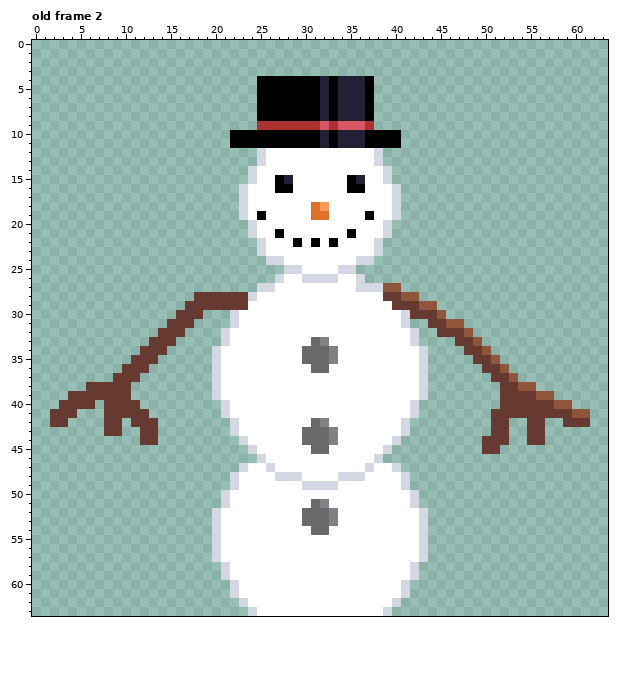
A pixel-art file gets an edit: Assets/Img/Snowman_edit_sprite.aseprite. Above: the version before the commit.
64x64 pixels, 2 frames. Shown: old frame 2. The commit also changed other frames, which this record leaves out.
Once edited:
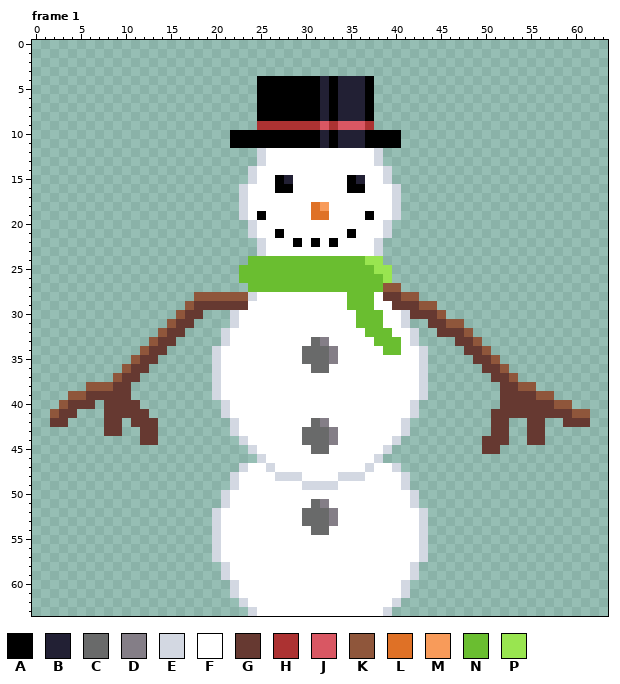
Palette (. is transparent): A #000000  B #222034  C #696a6a  D #847e87  E #d3d8e2  F #ffffff  G #663931  H #ac3232  J #d95763  K #8f563b  L #df7126  M #f89b5a  N #6abe30  P #99e550
A new or re-ordered frame is compared with the old frame closest to it.
The edit:
frames re-ordered
Frame 1 against old frame 2:
Colour K replaces colour G in row 28 at x 18 to 23; in row 29 at x 17; in row 30 at x 16; in row 31 at x 15; in row 32 at x 14; in row 33 at x 13.
Colour K replaces colour G in row 34 at x 12; in row 35 at x 11; in row 36 at x 10; in row 37 at x 9; in row 38 at x 6 to 8; in row 39 at x 4 to 5.
Colour K replaces colour G in row 40 at x 3; in row 41 at x 2.
Colour N is added in row 24 at x 24 to 25; in row 25 at x 23 to 27 and 36 to 37; in row 26 at x 23 to 26 and 37 to 38; in row 27 at x 24.
Colour N replaces colour E in row 24 at x 26 to 27 and 36; in row 25 at x 28 to 29 and 34 to 35; in row 26 at x 27, 30 to 33 and 36; in row 27 at x 25 to 26 and 36 to 38.
Colour N replaces colour F in row 24 at x 28 to 35; in row 25 at x 30 to 33; in row 26 at x 28 to 29 and 34 to 35; in row 27 at x 27 to 35; in rows 28 to 29 at x 35 to 37; in rows 30 to 31 at x 36 to 38.
Colour N replaces colour F in row 32 at x 37 to 39; in row 33 at x 38 to 40; in row 34 at x 39 to 40.
Colour P is added in row 24 at x 38; in row 25 at x 38 to 39; in row 26 at x 39.
Colour P replaces colour E in row 24 at x 37.
Boxes around the changes in both pictures, in picture pixels (x1, y1, x2, y2):
changed: (50, 256, 401, 418)
